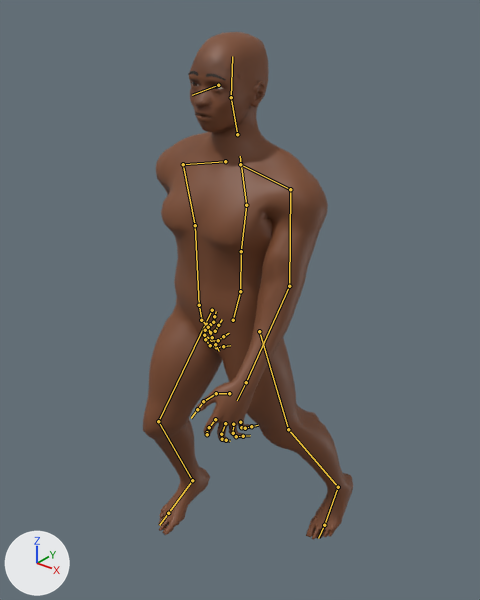
Two versions of the glTF model client/public/assets/characters/prototype/awd_male_base_lod1.glb, one commit apart.
Camera for both pictures: a 50 mm lens placed at (1.153, -1.409, 1.88), pointed at (-0.03, 0.07, 0.963). Arrows for +X, +Y and +Z are at lower left; the lights stay in place. The first picture is the older version. Both versions are drawn at frame 21 of the action 'walk'; the numbers are the values there. The bones that change, and the others that lie on the model, are drawn over the model as lines.

The first picture shows 'AWD_Body_male_b1', 'AWD_Brows_b1', 'AWD_Eye_L_b1', 'AWD_Eye_R_b1'.
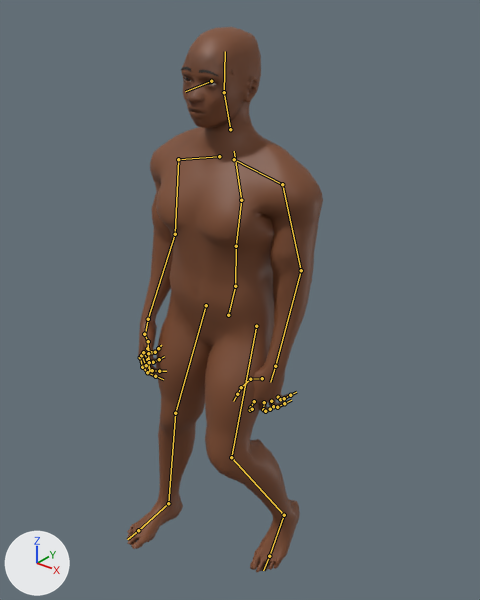
Changed parts and their boxes [x1, y1, x2, y2] in the pictures (480 x 600 px):
'AWD_Body_male_b1', posed (7% narrower, 7% taller)
    before: [143, 32, 353, 540]
    after: [127, 27, 323, 572]
'AWD_Brows_b1', posed
    before: [188, 71, 226, 80]
    after: [181, 67, 218, 76]
'AWD_Eye_R_b1', posed
    before: [192, 82, 198, 86]
    after: [185, 78, 191, 81]
bone 'Hips', root to tip
    before: (233, 320) to (240, 291)
    after: (228, 315) to (235, 286)
bone 'LeftUpLeg', root to tip
    before: (259, 331) to (288, 429)
    after: (256, 326) to (231, 457)
bone 'LeftLeg', root to tip
    before: (288, 429) to (338, 487)
    after: (231, 457) to (284, 515)
bone 'RightUpLeg', root to tip
    before: (212, 310) to (158, 421)
    after: (206, 305) to (175, 413)
bone 'RightLeg', root to tip
    before: (158, 421) to (192, 480)
    after: (175, 413) to (168, 503)
bone 'RightFoot', root to tip
    before: (192, 480) to (168, 513)
    after: (168, 503) to (138, 530)
bone 'Spine', root to tip
    before: (240, 291) to (241, 251)
    after: (235, 286) to (236, 246)
bone 'Spine2', root to tip
    before: (246, 205) to (240, 156)
    after: (241, 200) to (234, 151)
bone 'LeftArm', root to tip
    before: (290, 189) to (289, 286)
    after: (282, 184) to (301, 270)
bone 'Head', root to tip
    before: (231, 97) to (232, 56)
    after: (224, 92) to (225, 51)
bone 'RightArm', root to tip
    before: (183, 164) to (195, 225)
    after: (178, 159) to (175, 234)
bone 'RightForeArm', root to tip
    before: (195, 225) to (199, 305)
    after: (175, 234) to (148, 319)

What the commit changed:
Bone 'Hips' (bone_hips) moves from (0.004, -0.007, -0.002) to (-0.014, 0.005, 0.002).
Bone 'Hips' (bone_hips) turns from (0, -3, -3) to (0, 2, -2) degrees about its own x, y and z.
Bone 'LeftUpLeg' (bone_leftupleg) turns from (14, 1, 14) to (-13, -4, -14) degrees about its own x, y and z.
Bone 'LeftLeg' (bone_leftleg) turns from (-2, 2, 12) to (-7, 9, 48) degrees about its own x, y and z.
Bone 'RightUpLeg' (bone_rightupleg) turns from (22, 1, 10) to (7, 1, 3) degrees about its own x, y and z.
Bone 'RightLeg' (bone_rightleg) turns from (27, 3, -39) to (5, -1, -7) degrees about its own x, y and z.
Bone 'RightFoot' (bone_rightfoot) turns from (2, 0, 0) to (6, 1, 0) degrees about its own x, y and z.
Bone 'Spine' (bone_spine) turns from (0, 2, 0) to (0, 0, -1) degrees about its own x, y and z.
Bone 'Spine2' (bone_spine2) turns from (3, 3, 1) to (2, 0, 0) degrees about its own x, y and z.
Bone 'LeftArm' (bone_leftarm) turns from (-28, -6, -7) to (-27, 8, 9) degrees about its own x, y and z.
Bone 'Head' (bone_head) turns from (2, -1, 0) to (2, 0, -1) degrees about its own x, y and z.
Bone 'RightArm' (bone_rightarm) turns from (-24, -18, -22) to (-28, -5, -5) degrees about its own x, y and z.
Bone 'RightForeArm' (bone_rightforearm) turns from (-27, -22, 2) to (-19, -18, 2) degrees about its own x, y and z.
